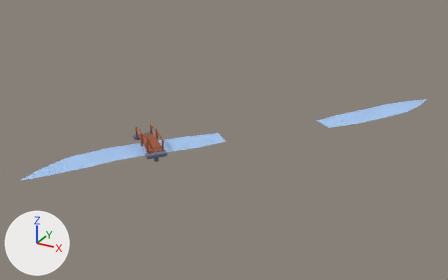
The glTF model public/assets/toycar/set-flurry-stream-lite.glb, before and after one commit.
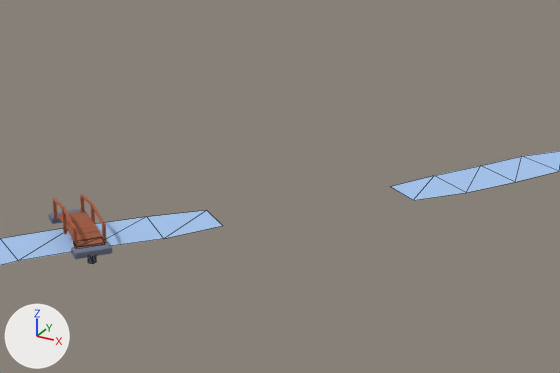
Each version appears first whole from a 50 mm camera at (25.2, -55.2, 25.6) aimed at (-3.5, -3.0, -0.5), and next in a close-up on the part from 24% to 91% of the width and 7% to 79% of the height. Every picture has the same lights, and +X, +Y and +Z are marked at lower left. The older version's two pictures come first. The close-ups show mesh edges as thin lines. Where no turn or scale is listed for an object, it has been applied to the vertices. Vertices at exactly the same position are counted once.

Objects in the first close-up: 'Cube.001', 'drape_floor_stream' and 20 more.
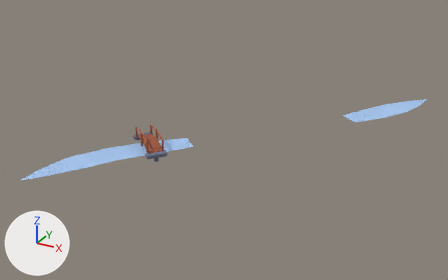
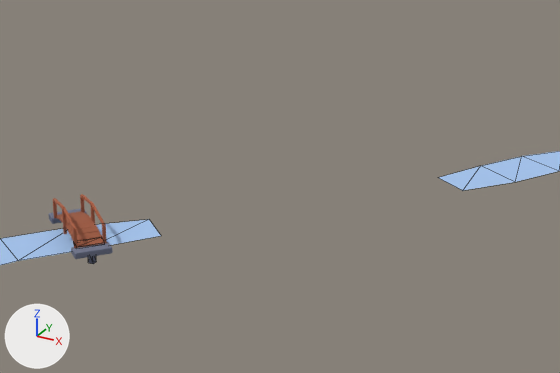
Pixel boxes (x1, y1, x2, y2) of what changed, in the close-ups (560 x 373 px):
part 1 of me_drape_floor_stream, cut back
    before: (96, 210, 222, 246)
    after: (96, 219, 161, 245)
part 2 of me_drape_floor_stream, cut back
    before: (391, 166, 514, 200)
    after: (438, 166, 514, 191)

What changed in the scene script:
```text
Change me_drape_floor_stream:
    used by ob_drape_floor_stream; location = (0.0, 0.0, 0.0)
    verts and faces of me_drape_floor_stream; kept vertices keep their numbers, new ones are numbered from 26
    before: 0 (-4.3, -2.9, 0.1) at pixel (206, 210), 1 (-6.8, -5.3, 0.1) at pixel (146, 216), 2 (-4.4, -7.3, 0.1) at pixel (163, 238), 3 (-2.5, -4.3, 0.1) at pixel (222, 225), 4 (-9.6, -8.4, 0.1)
    before: 5 (-7.2, -10.4, 0.1)
    before: 14 (5.4, 4.1, 0.1) at pixel (413, 200), 15 (7.7, 6.7, 0.1) at pixel (466, 192), 16 (5.1, 8.5, 0.1) at pixel (434, 175), 17 (3.4, 5.5, 0.1) at pixel (390, 186), 18 (9.7, 9.8, 0.1) at pixel (515, 182)
    before: 19 (7.1, 11.4, 0.1) at pixel (480, 165)
    remove me_drape_floor_stream.from_pydata(...)  # 26 vertices, 22 faces; spans x -14.6..12.6, y -20.6..18.6, z 0.0..0.1
    add me_drape_floor_stream.from_pydata(...)  # 22 vertices, 18 faces; spans x -14.6..12.6, y -20.6..18.6, z 0.0..0.1
    me_drape_floor_stream part 1
    add delete_vertices([*range(0, 4)])  # with the faces that use them
    add verts[26] = (-6.5, -5.5, 0.1)  # pixel (149, 219)
    add verts[27] = (-4.7, -7.1, 0.1)  # pixel (161, 235)
    add faces += [(4, 5, 26), (5, 27, 26)]
    me_drape_floor_stream part 2
    add delete_vertices([*range(14, 18)])  # with the faces that use them
    add verts[28] = (7.4, 6.9, 0.1)  # pixel (462, 190)
    add verts[29] = (5.4, 8.3, 0.1)  # pixel (437, 177)
    add faces += [(18, 19, 28), (19, 29, 28)]
```
